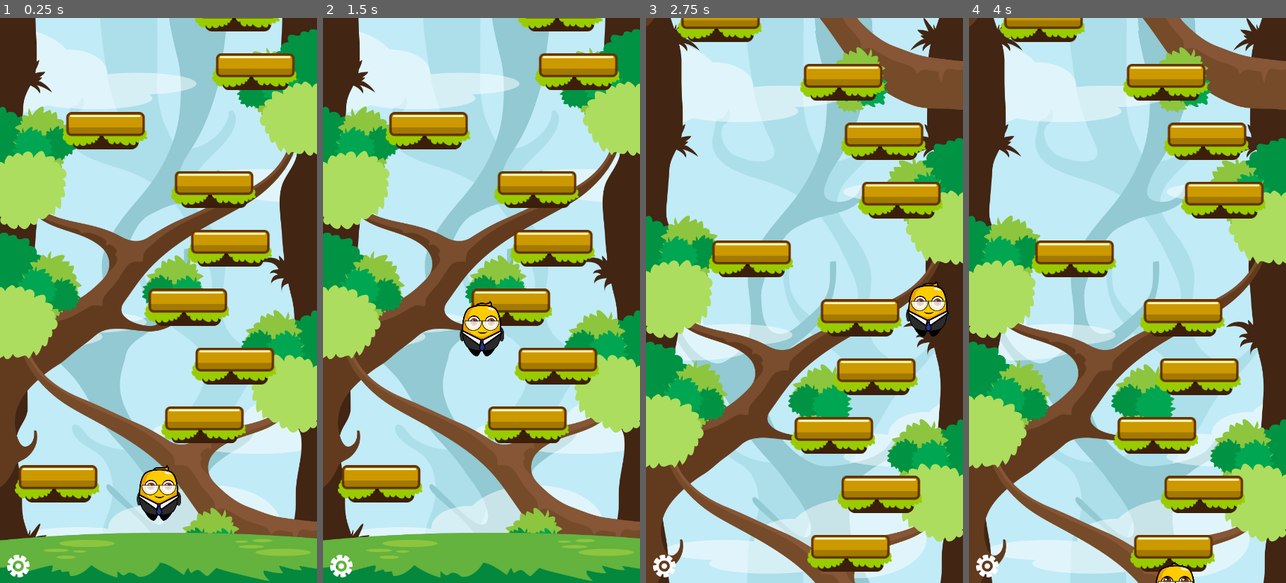
Above: before the commit, frames 1-4 (left to right).
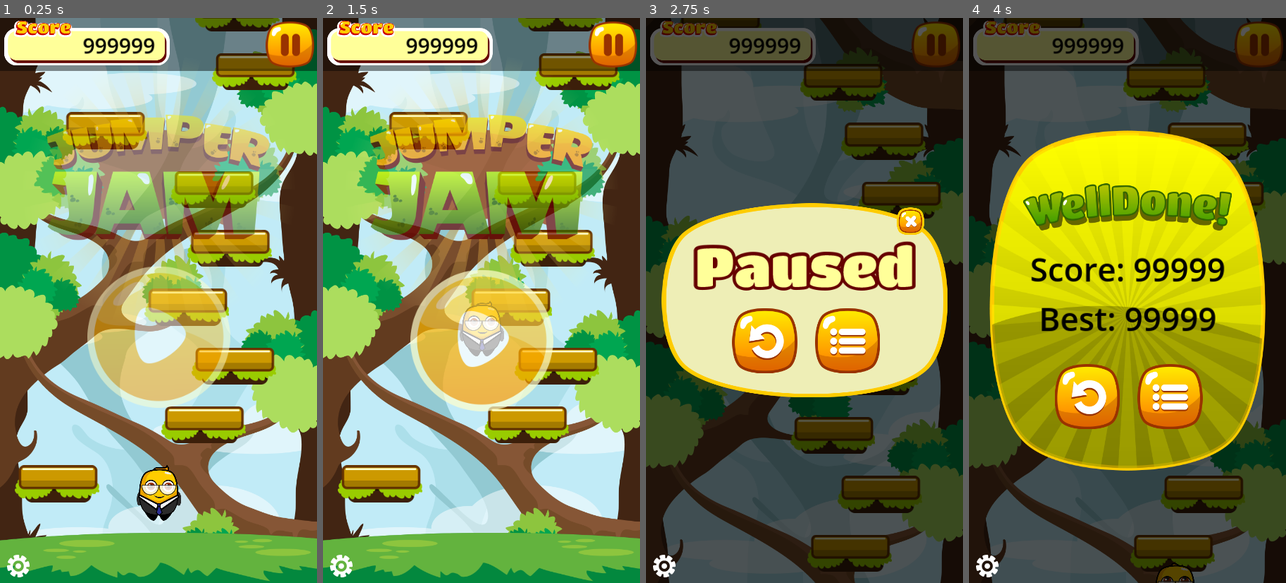
Above: after the commit, the same moments.

Repository: cmlf1598/jumper-jam
Game: Godot game, scene res://scenes/main.tscn
Same seed, same stepped clock (60 frames per second), same inputs: the game is played once before the commit and once after it.
Inputs (mouse positions are in pixels of both pictures, inside the frame that each line leads up to):
- Up to frame 1 (0.25 s): no input
- Up to frame 2 (1.5 s): click (611, 46) at 0.52 s; click (481, 351) at 1.27 s
- Up to frame 3 (2.75 s): hold Right (move_right) from 2.03 s (still down)
- Up to frame 4 (4 s): release Right (move_right) at 2.75 s; click (1086, 340) at 2.77 s; hold Left (move_left) from 3.53 s (still down)

The runs differ from the first frame. In frame 1, 32% of the frame differs, in the area x 0-100%, y 0-69%; in frame 2, 34%; in frame 3, 99%; in frame 4, 99%, in the area x 0-100%, y 0-100%.

Commit message:
Added HUD, title, pause, and game over screens.

Diff:
--- a/scenes/game.tscn
+++ b/scenes/game.tscn
@@ -1,22 +1,15 @@
-[gd_scene load_steps=7 format=3 uid="uid://b6r5f6ppyvlcl"]
+[gd_scene load_steps=8 format=3 uid="uid://b6r5f6ppyvlcl"]
 
 [ext_resource type="Script" path="res://scripts/game.gd" id="1_xdnd8"]
 [ext_resource type="PackedScene" uid="uid://b4ndpkhibe4tf" path="res://scenes/level_generator.tscn" id="3_o86f2"]
 [ext_resource type="Texture2D" uid="uid://2o5k3768paqg" path="res://assets/textures/bg/Ground.png" id="3_xgugp"]
 [ext_resource type="Texture2D" uid="uid://cxtlq1twcmgq8" path="res://assets/textures/bg/Layer1.png" id="4_pjcih"]
+[ext_resource type="PackedScene" uid="uid://uqoex0upteyv" path="res://scenes/hud.tscn" id="5_7mv4i"]
 [ext_resource type="Texture2D" uid="uid://cqhut4sp2tymp" path="res://assets/textures/bg/Layer2.png" id="5_uhuf2"]
 [ext_resource type="Texture2D" uid="uid://dffc7f80jhf5d" path="res://assets/textures/bg/Layer3.png" id="6_f0okj"]
 
 [node name="Game" type="Node2D"]
 script = ExtResource("1_xdnd8")
-
-[node name="LevelGenerator" parent="." instance=ExtResource("3_o86f2")]
-
-[node name="GroundSprite" type="Sprite2D" parent="."]
-position = Vector2(270, 960)
-scale = Vector2(1, 0.7)
-texture = ExtResource("3_xgugp")
-offset = Vector2(0, -61)
 
 [node name="ParallaxBackground" type="ParallaxBackground" parent="."]
 
@@ -46,3 +39,16 @@
 scale = Vector2(0.675, 0.675)
 texture = ExtResource("6_f0okj")
 centered = false
+
+[node name="UILayer" type="CanvasLayer" parent="."]
+layer = 100
+
+[node name="HUD" parent="UILayer" instance=ExtResource("5_7mv4i")]
+
+[node name="LevelGenerator" parent="." instance=ExtResource("3_o86f2")]
+
+[node name="GroundSprite" type="Sprite2D" parent="."]
+position = Vector2(270, 960)
+scale = Vector2(1, 0.7)
+texture = ExtResource("3_xgugp")
+offset = Vector2(0, -61)
--- /dev/null
+++ b/scenes/game_over_screen.tscn
@@ -0,0 +1,130 @@
+[gd_scene load_steps=8 format=3 uid="uid://bhypp5huskn61"]
+
+[ext_resource type="Script" path="res://scripts/base_screen.gd" id="1_3v6n6"]
+[ext_resource type="Texture2D" uid="uid://croyud784oc1r" path="res://assets/textures/ui/Box04.png" id="1_8ciri"]
+[ext_resource type="Texture2D" uid="uid://3dvx4x8ywasl" path="res://assets/textures/ui/Welldone.png" id="2_nbxit"]
+[ext_resource type="PackedScene" uid="uid://c2ixcvw4enf1y" path="res://scenes/screen_button.tscn" id="3_umg8h"]
+[ext_resource type="Texture2D" uid="uid://dgdxuv1ilu38g" path="res://assets/textures/ui/RestartBtn.png" id="4_f8qyp"]
+[ext_resource type="Texture2D" uid="uid://16o22od8fbne" path="res://assets/textures/ui/menuBtn.png" id="5_t7t0a"]
+
+[sub_resource type="LabelSettings" id="LabelSettings_qhfvf"]
+font_size = 55
+font_color = Color(0, 0, 0, 1)
+
+[node name="GameOverScreen" type="Control"]
+layout_mode = 3
+anchors_preset = 15
+anchor_right = 1.0
+anchor_bottom = 1.0
+grow_horizontal = 2
+grow_vertical = 2
+script = ExtResource("1_3v6n6")
+
+[node name="BlackBG" type="ColorRect" parent="."]
+layout_mode = 1
+anchors_preset = 15
+anchor_right = 1.0
+anchor_bottom = 1.0
+grow_horizontal = 2
+grow_vertical = 2
+color = Color(0, 0, 0, 0.666667)
+
+[node name="Box" type="TextureRect" parent="."]
+layout_mode = 1
+anchors_preset = 8
+anchor_left = 0.5
+anchor_top = 0.5
+anchor_right = 0.5
+anchor_bottom = 0.5
+offset_left = -235.0
+offset_top = -289.0
+offset_right = 235.0
+offset_bottom = 289.0
+grow_horizontal = 2
+grow_vertical = 2
+texture = ExtResource("1_8ciri")
+expand_mode = 1
+
+[node name="WellDone" type="TextureRect" parent="Box"]
+layout_mode = 1
+anchors_preset = 8
+anchor_left = 0.5
+anchor_top = 0.5
+anchor_right = 0.5
+anchor_bottom = 0.5
+offset_left = -178.0
+offset_top = -199.0
+offset_right = 178.0
+offset_bottom = -119.0
+grow_horizontal = 2
+grow_vertical = 2
+texture = ExtResource("2_nbxit")
+expand_mode = 1
+
+[node name="ScoreLabel" type="Label" parent="Box"]
+layout_mode = 1
+anchors_preset = 8
+anchor_left = 0.5
+anchor_top = 0.5
+anchor_right = 0.5
+anchor_bottom = 0.5
+offset_left = -165.5
+offset_top = -92.0
+offset_right = 165.5
+offset_bottom = -13.0
+grow_horizontal = 2
+grow_vertical = 2
+text = "Score: 99999"
+label_settings = SubResource("LabelSettings_qhfvf")
+horizontal_alignment = 1
+
+[node name="HighScoreLabel" type="Label" parent="Box"]
+layout_mode = 1
+anchors_preset = 8
+anchor_left = 0.5
+anchor_top = 0.5
+anchor_right = 0.5
+anchor_bottom = 0.5
+offset_left = -165.5
+offset_top = -8.0
+offset_right = 165.5
+offset_bottom = 71.0
+grow_horizontal = 2
+grow_vertical = 2
+text = "Best: 99999"
+label_settings = SubResource("LabelSettings_qhfvf")
+horizontal_alignment = 1
+
+[node name="GameOverRetry" parent="Box" instance=ExtResource("3_umg8h")]
+layout_mode = 1
+anchors_preset = 8
+anchor_left = 0.5
+anchor_top = 0.5
+anchor_right = 0.5
+anchor_bottom = 0.5
+offset_left = -124.0
+offset_top = 108.0
+offset_right = -13.0
+offset_bottom = 219.0
+grow_horizontal = 2
+grow_vertical = 2
+texture_normal = ExtResource("4_f8qyp")
+ignore_texture_size = true
+stretch_mode = 0
+
+[node name="GameOverBack" parent="Box" instance=ExtResource("3_umg8h")]
+layout_mode = 1
+anchors_preset = 8
+anchor_left = 0.5
+anchor_top = 0.5
+anchor_right = 0.5
+anchor_bottom = 0.5
+offset_left = 17.0
+offset_top = 108.0
+offset_right = 128.0
+offset_bottom = 219.0
+grow_horizontal = 2
+grow_vertical = 2
+texture_normal = ExtResource("5_t7t0a")
+ignore_texture_size = true
+stretch_mode = 0
--- /dev/null
+++ b/scenes/hud.tscn
@@ -0,0 +1,66 @@
+[gd_scene load_steps=5 format=3 uid="uid://uqoex0upteyv"]
+
+[ext_resource type="Texture2D" uid="uid://co0hn6lt54k80" path="res://assets/textures/ui/ScoreBox.png" id="1_ayhqm"]
+[ext_resource type="Script" path="res://scripts/hud.gd" id="1_tcsmc"]
+[ext_resource type="Texture2D" uid="uid://bp3hqc84e8fu6" path="res://assets/textures/ui/PauseBtn.png" id="2_7rosq"]
+
+[sub_resource type="LabelSettings" id="LabelSettings_urojf"]
+font_size = 36
+font_color = Color(0, 0, 0, 1)
+
+[node name="HUD" type="Control"]
+layout_mode = 3
+anchors_preset = 15
+anchor_right = 1.0
+anchor_bottom = 1.0
+grow_horizontal = 2
+grow_vertical = 2
+script = ExtResource("1_tcsmc")
+
+[node name="TopBarBG" type="ColorRect" parent="."]
+layout_mode = 1
+anchors_preset = 10
+anchor_right = 1.0
+offset_bottom = 90.0
+grow_horizontal = 2
+color = Color(0, 0, 0, 0.45098)
+
+[node name="TopBar" type="Control" parent="."]
+layout_mode = 1
+anchors_preset = 10
+anchor_right = 1.0
+offset_bottom = 90.0
+grow_horizontal = 2
+
+[node name="ScoreBox" type="TextureRect" parent="TopBar"]
+layout_mode = 0
+offset_left = 7.0
+offset_top = 4.0
+offset_right = 289.0
+offset_bottom = 81.0
+texture = ExtResource("1_ayhqm")
+expand_mode = 1
+
+[node name="ScoreLabel" type="Label" parent="TopBar"]
+layout_mode = 0
+offset_left = 28.0
+offset_top = 21.0
+offset_right = 265.0
+offset_bottom = 74.0
+text = "999999"
+label_settings = SubResource("LabelSettings_urojf")
+horizontal_alignment = 2
+vertical_alignment = 1
+
+[node name="PauseButton" type="TextureButton" parent="TopBar"]
+layout_mode = 1
+anchors_preset = 1
+anchor_left = 1.0
+anchor_right = 1.0
+offset_left = -92.0
+offset_bottom = 90.0
+grow_horizontal = 0
+texture_normal = ExtResource("2_7rosq")
+stretch_mode = 3
+
+[connection signal="pressed" from="TopBar/PauseButton" to="." method="_on_pause_button_pressed"]
--- /dev/null
+++ b/scenes/pause_screen.tscn
@@ -0,0 +1,109 @@
+[gd_scene load_steps=8 format=3 uid="uid://buaiq4puajntv"]
+
+[ext_resource type="Script" path="res://scripts/base_screen.gd" id="1_c3o0l"]
+[ext_resource type="Texture2D" uid="uid://dtauorj5crraf" path="res://assets/textures/ui/Box02.png" id="1_ubrfn"]
+[ext_resource type="Texture2D" uid="uid://cbtaov6pge08q" path="res://assets/textures/ui/PausedText.png" id="2_4nd4e"]
+[ext_resource type="PackedScene" uid="uid://c2ixcvw4enf1y" path="res://scenes/screen_button.tscn" id="3_rn5ue"]
+[ext_resource type="Texture2D" uid="uid://dgdxuv1ilu38g" path="res://assets/textures/ui/RestartBtn.png" id="4_2g8er"]
+[ext_resource type="Texture2D" uid="uid://16o22od8fbne" path="res://assets/textures/ui/menuBtn.png" id="5_vavop"]
+[ext_resource type="Texture2D" uid="uid://djcyqhysnww4m" path="res://assets/textures/ui/Closebtn2.png" id="6_3vt68"]
+
+[node name="PauseScreen" type="Control"]
+layout_mode = 3
+anchors_preset = 15
+anchor_right = 1.0
+anchor_bottom = 1.0
+grow_horizontal = 2
+grow_vertical = 2
+script = ExtResource("1_c3o0l")
+
+[node name="BlackBG" type="ColorRect" parent="."]
+layout_mode = 1
+anchors_preset = 15
+anchor_right = 1.0
+anchor_bottom = 1.0
+grow_horizontal = 2
+grow_vertical = 2
+color = Color(0, 0, 0, 0.666667)
+
+[node name="Box" type="TextureRect" parent="."]
+layout_mode = 1
+anchors_preset = 8
+anchor_left = 0.5
+anchor_top = 0.5
+anchor_right = 0.5
+anchor_bottom = 0.5
+offset_left = -243.5
+offset_top = -165.0
+offset_right = 243.5
+offset_bottom = 165.0
+grow_horizontal = 2
+grow_vertical = 2
+texture = ExtResource("1_ubrfn")
+expand_mode = 1
+
+[node name="PauseText" type="TextureRect" parent="Box"]
+layout_mode = 1
+anchors_preset = 8
+anchor_left = 0.5
+anchor_top = 0.5
+anchor_right = 0.5
+anchor_bottom = 0.5
+offset_left = -189.5
+offset_top = -101.0
+offset_right = 189.5
+offset_bottom = -17.0
+grow_horizontal = 2
+grow_vertical = 2
+texture = ExtResource("2_4nd4e")
+
+[node name="PauseRetry" parent="Box" instance=ExtResource("3_rn5ue")]
+layout_mode = 1
+anchors_preset = 8
+anchor_left = 0.5
+anchor_top = 0.5
+anchor_right = 0.5
+anchor_bottom = 0.5
+offset_left = -124.0
+offset_top = 13.0
+offset_right = -13.0
+offset_bottom = 124.0
+grow_horizontal = 2
+grow_vertical = 2
+texture_normal = ExtResource("4_2g8er")
+ignore_texture_size = true
+stretch_mode = 0
+
+[node name="PauseBack" parent="Box" instance=ExtResource("3_rn5ue")]
+layout_mode = 1
+anchors_preset = 8
+anchor_left = 0.5
+anchor_top = 0.5
+anchor_right = 0.5
+anchor_bottom = 0.5
+offset_left = 17.0
+offset_top = 13.0
+offset_right = 128.0
+offset_bottom = 124.0
+grow_horizontal = 2
+grow_vertical = 2
+texture_normal = ExtResource("5_vavop")
+ignore_texture_size = true
+stretch_mode = 0
+
+[node name="PauseClose" parent="Box" instance=ExtResource("3_rn5ue")]
+layout_mode = 1
+anchors_preset = 8
+anchor_left = 0.5
+anchor_top = 0.5
+anchor_right = 0.5
+anchor_bottom = 0.5
+offset_left = 156.0
+offset_top = -158.0
+offset_right = 203.0
+offset_bottom = -111.0
+grow_horizontal = 2
+grow_vertical = 2
+texture_normal = ExtResource("6_3vt68")
+ignore_texture_size = true
+stretch_mode = 0
--- /dev/null
+++ b/scenes/screen_button.tscn
@@ -0,0 +1,10 @@
+[gd_scene load_steps=2 format=3 uid="uid://c2ixcvw4enf1y"]
+
+[ext_resource type="Script" path="res://scripts/screen_button.gd" id="1_y43p0"]
+
+[node name="ScreenButton" type="TextureButton" groups=["buttons"]]
+offset_right = 40.0
+offset_bottom = 40.0
+script = ExtResource("1_y43p0")
+
+[connection signal="pressed" from="." to="." method="_on_pressed"]
--- a/scenes/screens.tscn
+++ b/scenes/screens.tscn
@@ -1,10 +1,22 @@
-[gd_scene load_steps=3 format=3 uid="uid://dtpbxndvsvxw2"]
+[gd_scene load_steps=6 format=3 uid="uid://dtpbxndvsvxw2"]
 
 [ext_resource type="Script" path="res://scripts/screens.gd" id="1_md3nd"]
 [ext_resource type="Texture2D" uid="uid://c7ycxdicvw7ve" path="res://assets/textures/ui/gear.png" id="2_3820m"]
+[ext_resource type="PackedScene" uid="uid://cu1g32yxcqrya" path="res://scenes/title_screen.tscn" id="2_qxcfx"]
+[ext_resource type="PackedScene" uid="uid://buaiq4puajntv" path="res://scenes/pause_screen.tscn" id="3_i43sy"]
+[ext_resource type="PackedScene" uid="uid://bhypp5huskn61" path="res://scenes/game_over_screen.tscn" id="4_w46et"]
 
 [node name="Screens" type="CanvasLayer"]
+layer = 101
 script = ExtResource("1_md3nd")
+
+[node name="TitleScreen" parent="." instance=ExtResource("2_qxcfx")]
+
+[node name="PauseScreen" parent="." instance=ExtResource("3_i43sy")]
+visible = false
+
+[node name="GameOverScreen" parent="." instance=ExtResource("4_w46et")]
+visible = false
 
 [node name="Debug" type="Control" parent="."]
 z_index = 4096
@@ -14,6 +26,7 @@
 anchor_bottom = 1.0
 grow_horizontal = 2
 grow_vertical = 2
+mouse_filter = 2
 
 [node name="ConsoleLog" type="Control" parent="Debug" groups=["debug_console"]]
 layout_mode = 1
--- a/scenes/title_screen.tscn
+++ b/scenes/title_screen.tscn
@@ -1,4 +1,47 @@
-[gd_scene format=3 uid="uid://cu1g32yxcqrya"]
+[gd_scene load_steps=8 format=3 uid="uid://cu1g32yxcqrya"]
+
+[ext_resource type="Texture2D" uid="uid://ccgjman2bboi4" path="res://assets/textures/ui/BigLogo.png" id="1_ed8mj"]
+[ext_resource type="Script" path="res://scripts/base_screen.gd" id="1_xr8ji"]
+[ext_resource type="PackedScene" uid="uid://c2ixcvw4enf1y" path="res://scenes/screen_button.tscn" id="2_a40x6"]
+[ext_resource type="Texture2D" uid="uid://bd3p65r6egjql" path="res://assets/textures/ui/PlayBtn.png" id="3_u2d06"]
+
+[sub_resource type="Animation" id="Animation_1o14l"]
+resource_name = "animate_play_button"
+length = 2.0
+loop_mode = 1
+tracks/0/type = "value"
+tracks/0/imported = false
+tracks/0/enabled = true
+tracks/0/path = NodePath("Control/TitlePlay:position")
+tracks/0/interp = 2
+tracks/0/loop_wrap = true
+tracks/0/keys = {
+"times": PackedFloat32Array(0, 1),
+"transitions": PackedFloat32Array(1, 1),
+"update": 0,
+"values": [Vector2(-101.5, -40), Vector2(-101.5, -25)]
+}
+
+[sub_resource type="Animation" id="Animation_y0dj2"]
+length = 0.001
+tracks/0/type = "value"
+tracks/0/imported = false
+tracks/0/enabled = true
+tracks/0/path = NodePath("Control/TitlePlay:position")
+tracks/0/interp = 1
+tracks/0/loop_wrap = true
+tracks/0/keys = {
+"times": PackedFloat32Array(0),
+"transitions": PackedFloat32Array(1),
+"update": 0,
+"values": [Vector2(-101.5, -40)]
+}
+
+[sub_resource type="AnimationLibrary" id="AnimationLibrary_ctmcc"]
+_data = {
+"RESET": SubResource("Animation_y0dj2"),
+"animate_play_button": SubResource("Animation_1o14l")
+}
 
 [node name="TitleScreen" type="Control"]
 layout_mode = 3
@@ -7,3 +50,55 @@
 anchor_bottom = 1.0
 grow_horizontal = 2
 grow_vertical = 2
+script = ExtResource("1_xr8ji")
+
+[node name="Control" type="Control" parent="."]
+layout_mode = 1
+anchors_preset = 8
+anchor_left = 0.5
+anchor_top = 0.5
+anchor_right = 0.5
+anchor_bottom = 0.5
+offset_left = -20.0
+offset_top = -20.0
+offset_right = 20.0
+offset_bottom = 20.0
+grow_horizontal = 2
+grow_vertical = 2
+
+[node name="Logo" type="TextureRect" parent="Control"]
+layout_mode = 1
+anchors_preset = 8
+anchor_left = 0.5
+anchor_top = 0.5
+anchor_right = 0.5
+anchor_bottom = 0.5
+offset_left = -234.0
+offset_top = -419.0
+offset_right = 234.0
+offset_bottom = 49.0
+grow_horizontal = 2
+grow_vertical = 2
+texture = ExtResource("1_ed8mj")
+expand_mode = 1
+
+[node name="TitlePlay" parent="Control" instance=ExtResource("2_a40x6")]
+layout_mode = 1
+anchors_preset = 8
+anchor_left = 0.5
+anchor_top = 0.5
+anchor_right = 0.5
+anchor_bottom = 0.5
+offset_left = -101.5
+offset_top = -40.0
+offset_right = 141.5
+offset_bottom = 220.0
+grow_horizontal = 2
+grow_vertical = 2
+texture_normal = ExtResource("3_u2d06")
+
+[node name="AnimationPlayer" type="AnimationPlayer" parent="."]
+autoplay = "animate_play_button"
+libraries = {
+"": SubResource("AnimationLibrary_ctmcc")
+}
--- /dev/null
+++ b/scripts/base_screen.gd
@@ -0,0 +1,24 @@
+extends Control
+
+func _ready():
+	visible = false
+	modulate.a = 0.0
+
+	# all the nodes of the group, and disable all buttons
+	get_tree().call_group("buttons", "set_disabled", true)
+
+func appear():
+	visible = true
+
+	var tween = get_tree().create_tween()
+	# self refers to the title screen control node
+	tween.tween_property(self, "modulate:a", 1.0, 0.5)
+	return tween
+
+
+func disappear():
+	get_tree().call_group("buttons", "set_disabled", true)
+
+	var tween = get_tree().create_tween()
+	tween.tween_property(self, "modulate:a", 0.0, 0.5)
+	return tween
--- /dev/null
+++ b/scripts/hud.gd
@@ -0,0 +1,5 @@
+extends Control
+
+
+func _on_pause_button_pressed():
+	pass # Replace with function body.
--- /dev/null
+++ b/scripts/screen_button.gd
@@ -0,0 +1,9 @@
+extends TextureButton
+class_name ScreenButton
+
+signal clicked(button)
+
+# signal is emitted when the texture button is pressed
+func _on_pressed():
+	# self to refer to the object that the script is attached to
+	clicked.emit(self)
--- a/scripts/screens.gd
+++ b/scripts/screens.gd
@@ -2,10 +2,44 @@
 
 @onready var console = $Debug/ConsoleLog
 
+@onready var title_screen = $TitleScreen
+@onready var pause_screen = $PauseScreen
+@onready var game_over_screen = $GameOverScreen
+
+var current_screen = null
 
 func _ready():
 	console.visible = false
 
+	register_buttons()
+	change_screen(title_screen)
+
+func register_buttons():
+	#all buttons belong to the same group. We get them here.
+	var buttons = get_tree().get_nodes_in_group("buttons")
+	if buttons.size() > 0:
+		for button in buttons:
+			if button is ScreenButton:
+				button.clicked.connect(_on_button_pressed)
+
+# When there clicked signal is emitted, this function is called
+func _on_button_pressed(button):
+	match button.name:
+		"TitlePlay":
+			print("Play button is pressed")
+			change_screen(pause_screen)
+		"PauseRetry":
+			change_screen(game_over_screen)
+			print("Pause retry")
+		"PauseBack":
+			print("Pause back")
+		"PauseClose":
+			print("Pause close")
+		"GameOverRetry":
+			change_screen(title_screen)
+			print("Game over retry")
+		"GameOverBack":
+			print("Game over back")
 
 func _process(delta):
 	pass
@@ -13,3 +47,17 @@
 
 func _on_toggle_console_pressed():
 	console.visible = !console.visible
+
+# changes from current screen to new screen
+func change_screen(new_screen):
+	# game shows, no active screen (screen is null)
+	if current_screen != null:
+		var disappear_tween = current_screen.disappear()
+		await(disappear_tween.finished) # wait for animation to finish
+		current_screen.visible = false
+	current_screen = new_screen
+	if current_screen != null:
+		current_screen.appear()
+		var appear_tween = current_screen.appear()
+		await(appear_tween.finished)
+		get_tree().call_group("buttons", "set_disabled", false)
